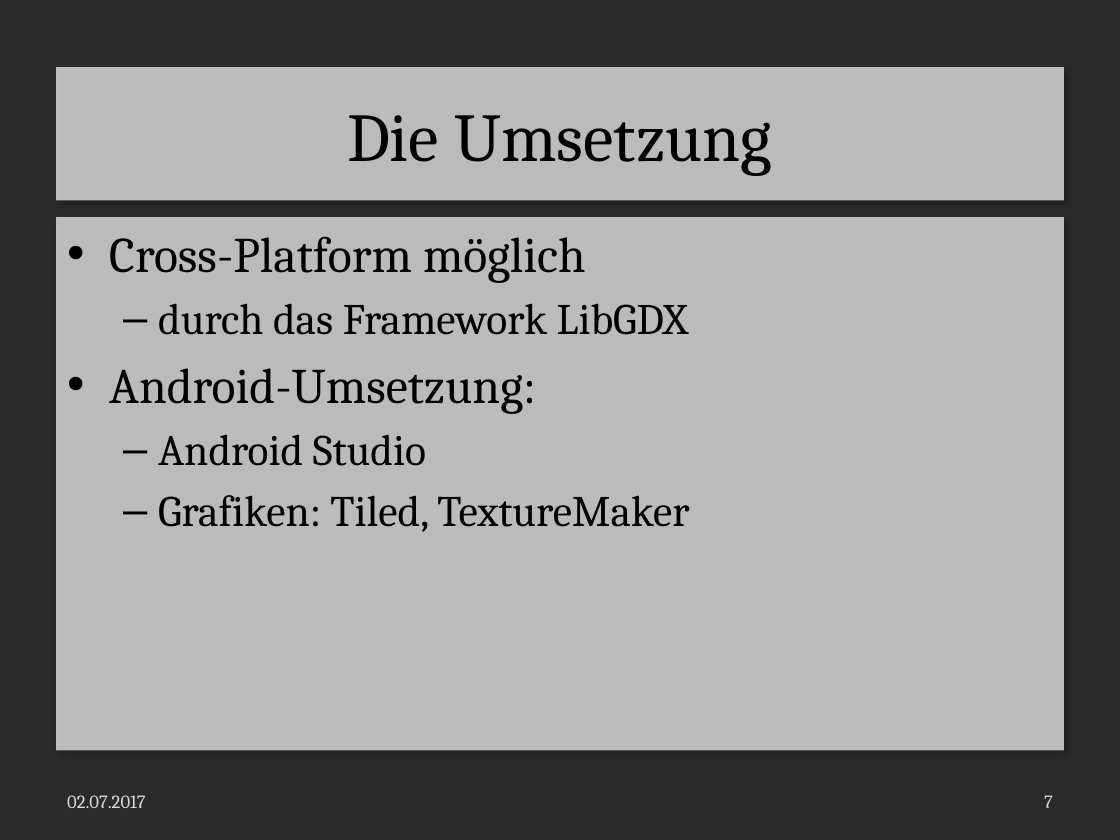
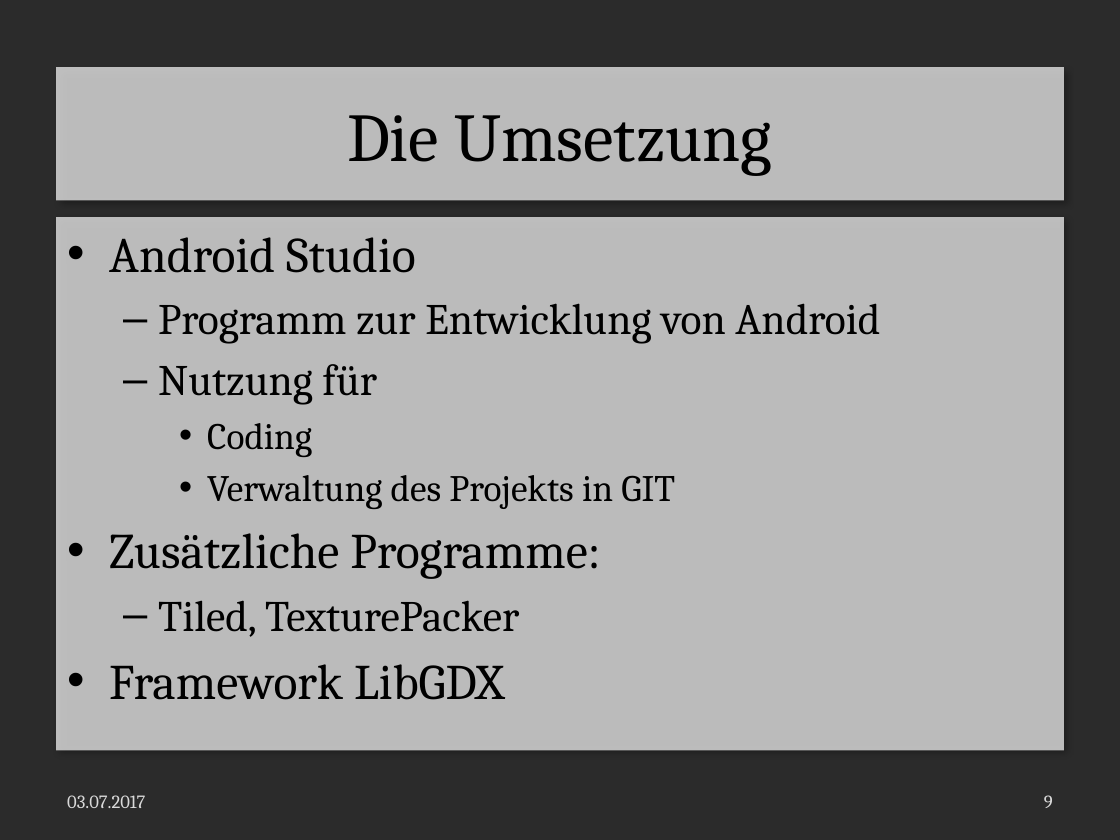
Before and after one commit to LaurenzGebauer/ElementTD, a slide deck: slide 9 of svn/JG16S17P06/trunk/Documentation/ProjectDocumentation/Presentation.pptx (slide 7 before the commit). Drawn at 1120x840 pixels with LibreOffice and Linux fonts; fonts in the diff are those of the drawing; background and template pictures are left out; a plain dark background stands for a picture behind light text. Boxes give left, top, right and bottom in pixels: in the first picture for what was removed or moved away, otherwise in the second. Text is boxed around its words. In the diff, an @@ line names an element or a change of style, - is before the commit and + after.

```diff
--- a/svn/JG16S17P06/trunk/Documentation/ProjectDocumentation/Presentation.pptx
+++ b/svn/JG16S17P06/trunk/Documentation/ProjectDocumentation/Presentation.pptx
@@ text at (x1=109, y1=236, x2=688, y2=414): paragraphs removed @@
-• Cross-Platform möglich
-  – durch das Framework LibGDX
-• Android-Umsetzung:
@@ text at (x1=109, y1=237, x2=415, y2=273): size 28 to 32 pt in "Android Studio"; bullet – to •; list level 2 to 1 in "Android Studio" @@
@@ text at (x1=109, y1=303, x2=880, y2=700): text changed @@
-  – Grafiken: Tiled, TextureMaker
+  – Programm zur Entwicklung von Android
+  – Nutzung für
+    • Coding
+    • Verwaltung des Projekts in GIT
+• Zusätzliche Programme:
+  – Tiled, TexturePacker
+• Framework LibGDX
@@ text at (x1=67, y1=795, x2=145, y2=808): text changed @@
-02.07.2017
+03.07.2017
@@ page number at (x1=1044, y1=795, x2=1053, y2=808): text changed @@
-7
+9
```
Also in this commit, not shown: 7 other slides changed, 5 slides added, 8 other files.
